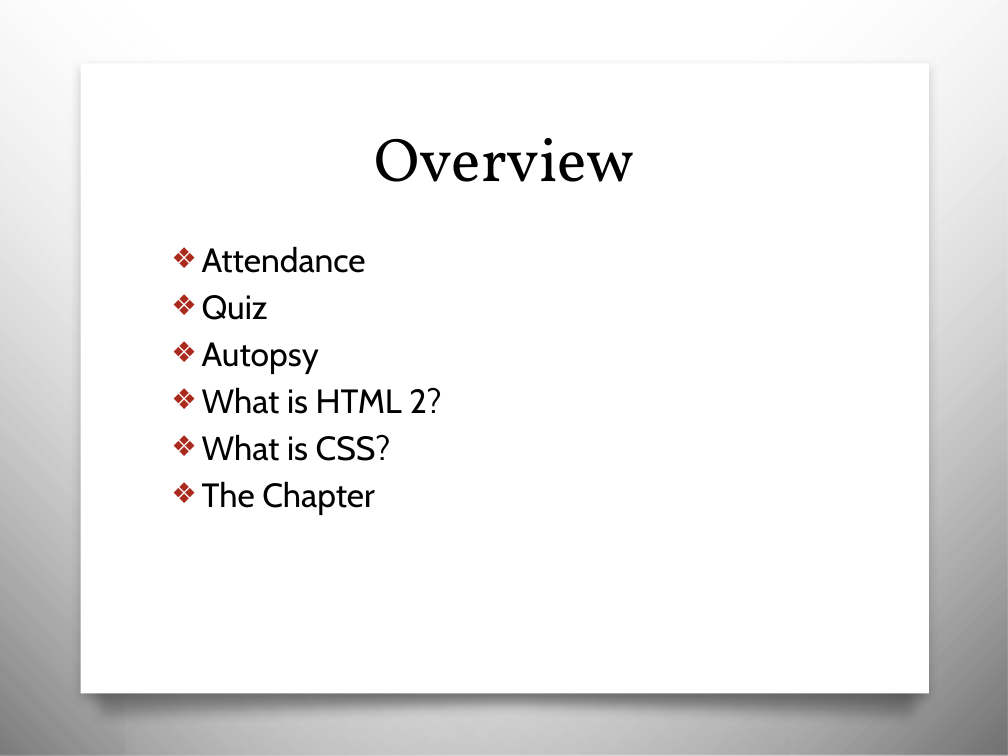
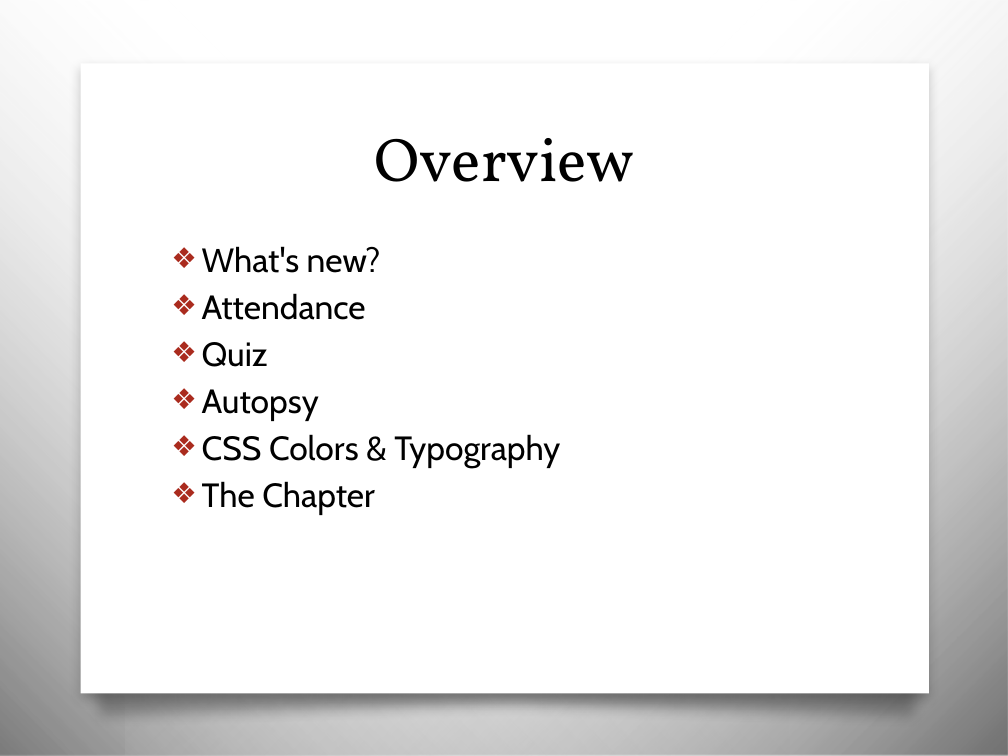
Before and after one commit to awayken/USF-ART329, a slide deck: slide 2 of slides/classfour/slides.pptx. Drawn at 1008x756 pixels with LibreOffice and Linux fonts; fonts in the diff are those of the drawing; background and template pictures are left out. Boxes give left, top, right and bottom in pixels: in the first picture for what was removed or moved away, otherwise in the second. Text is boxed around its words. In the diff, an @@ line names an element or a change of style, - is before the commit and + after.

```diff
--- a/slides/classfour/slides.pptx
+++ b/slides/classfour/slides.pptx
@@ text at box(202, 246, 381, 273): paragraph added @@
+❖ What's new?
@@ text at box(202, 434, 560, 468): text changed @@
-❖ What is HTML 2?
-❖ What is CSS?
+❖ CSS Colors & Typography
```
Also in this commit, not shown: 7 other slides changed, 18 slides added, 24 slides removed, 8 other files.
